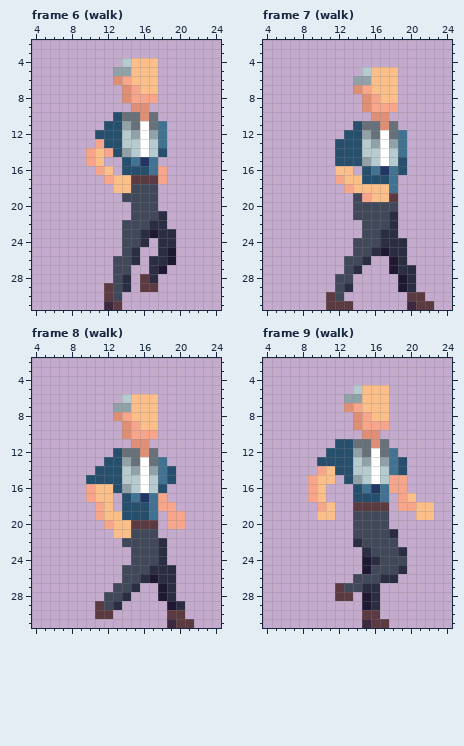
Pixel-art file: Assets/Guards/Civ_Scientist.ase. The first picture shows the starting point.
32x32 pixels, 21 frames. Shown: frame 6 (walk): x 4..24, y 2..31; frame 7 (walk): x 4..24, y 2..31; frame 8 (walk): x 4..24, y 2..31; frame 9 (walk): x 4..24, y 2..31. The commit also changed other frames, which this record leaves out.
The result:
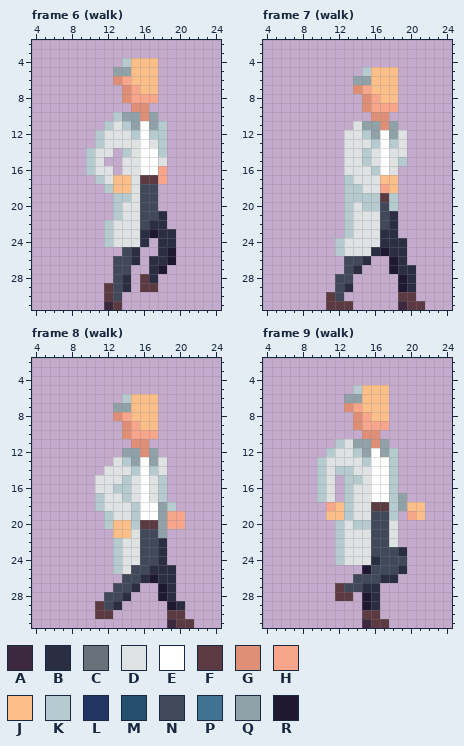
Palette (. is transparent): A #3c2940  B #2b2e42  C #68717a  D #dfe2e3  E #ffffff  F #5c3a41  G #e08f77  H #f7a58b  J #fcbf8a  K #b6cbcf  L #233663  M #264f6e  N #414859  P #417291  Q #90a1a8  R #1f1833
From old to new:
--- frame 6 (walk), layer "Body"
@@ x 8..20 @@
  9 .......GG....
-10 .....MCCGC...
-11 ....MMQCECP..
-12 ...MMMKQEQP..
-13 ...HMMKKEKP..
-14 ..HJHMQKEKM..
-15 ..HJ..MPLP...
-16 ...HJ.MMMPH..
-17 ....HJJFFFH..
-18 .....JJNNN...
-19 ......NNNN...
-20 .......NNN...
-21 .......NNNB..
-22 ......NNNBB..
-23 ......NNBRBB.
-24 ......NNB.BB.
+10 .....KQQGQ...
+11 ....KDKQEQK..
+12 ...KDDDKEKK..
+13 ...KDDDDEDK..
+14 ..KDD.KDEEK..
+15 ..KD..DDEED..
+16 ..KDD.DDEEH..
+17 ...KDJJDFFH..
+18 ....KJJDNN...
+19 .....KKDNN...
+20 .....KDDNN...
+21 .....KDDNNB..
+22 ....KDDDNBB..
+23 ....KDDDBRBB.
+24 ....KDDDB.BB.
 25 ......NB..BR.
--- frame 7 (walk), layers "Body", "Legs"
@@ x 10..21 @@
 10 ......GG....
-11 ....MCCGC...
-12 ...MMQCECP..
-13 ..MMMKQEQP..
-14 ..MMMKKEKP..
-15 ..MMMQKEKM..
-16 ..JJ.MPLPM..
-17 ..HJJMMMP...
-18 ...HJJJJP...
-19 ....NHJJF...
-20 ....NNNNN...
-21 ....NNNNB...
-22 .....NNNB...
-23 .....NNBB...
-24 ....NNNBBB..
-25 ....NNBRBB..
+11 ....DQQGQ...
+12 ...DDKQEQD..
+13 ...DDDKEKD..
+14 ...DDKDEDD..
+15 ...DDKDEDK..
+16 ...DDDKED...
+17 ...KDDDJJ...
+18 ...KKDDHJ...
+19 ...KKKKFK...
+20 ...KDKKNK...
+21 ...KDDDNB...
+22 ...KDDDNB...
+23 ...KDDDBB...
+24 ..KDDDDBBB..
+25 ..KDDDBRBB..
 26 ...NNB..RB..
@@ x 17..24 @@
 29 ..RB....
-30 ...FF...
-31 ...AFF..
+30 ..FF....
+31 ..AFF...
--- frame 8 (walk), layer "Body"
@@ x 8..21 @@
 11 .......GG.....
-12 .....MCCGC....
-13 ....MMQCECP...
-14 ...MMMKQEQPM..
-15 ..MMMMKKEKPM..
-16 ..HJJMQKEKM...
-17 ..HJJ.MPLPH...
-18 ...HJ.MMMPHH..
-19 ...HJJMMMP.HH.
-20 ....HJJFFF.HH.
-21 .....JJNNN....
-22 ......NNNNB...
-23 .......NNNB...
-24 .......NNNB...
-25 ......NNNBBB..
+12 ......QQGQ....
+13 .....DKQEQD...
+14 ....DDDKEKD...
+15 ...DDDKDEDK...
+16 ...DDKKDEDK...
+17 ...KDDKDEDK...
+18 ...KDDDKEEQK..
+19 ....KDDKEEQHH.
+20 ....KJJKFFQHH.
+21 .....JJDNNQ...
+22 .....KDDNNB...
+23 .....KDDNNB...
+24 .....KDDNNB...
+25 .....KDNNBBB..
 26 ......NNBRBB..
--- frame 9 (walk), layer "Body"
@@ x 4..24 @@
 10 ...........GG........
-11 ........MMCCGC.......
-12 .......MMMQCECP......
-13 ......MMMMKQEQPM.....
-14 ......HJMMKKEKPM.....
-15 .....HJJ.MQKEKHH.....
-16 .....HJ...MPLPHH.....
-17 .....HJ...MMMP.HJ....
-18 ......HJ..FFFF.HHJJ..
-19 ......JJ..NNNN...JJ..
-20 ..........NNNN.......
-21 ..........NNNNB......
-22 ..........BNNNN......
-23 ...........BNNNB.....
-24 ...........RBNNN.....
+11 ........KDQQGQ.......
+12 .......KDDKQEQK......
+13 ......KDDDDKEEK......
+14 ......KDKKDDEEK......
+15 ......KD.KKDEEK......
+16 ......KD.KDDEEK......
+17 ......KD.KDDEEKQ.....
+18 .......HJKDDFFKQJJ...
+19 .......JJKDDNNK.HJ...
+20 ........KDKKNND......
+21 ........KDDDNND......
+22 ........KDDDNND......
+23 ........KDDDNNNB.....
+24 ........KDDDBNNN.....
 25 ...........RNNNB.....
Changed places in both pictures, as pixel boxes (x1, y1, x2, y2):
changed: (86, 112, 167, 247)
changed: (335, 121, 407, 256)
changed: (398, 292, 434, 310)
changed: (86, 448, 176, 574)
changed: (308, 439, 434, 565)
